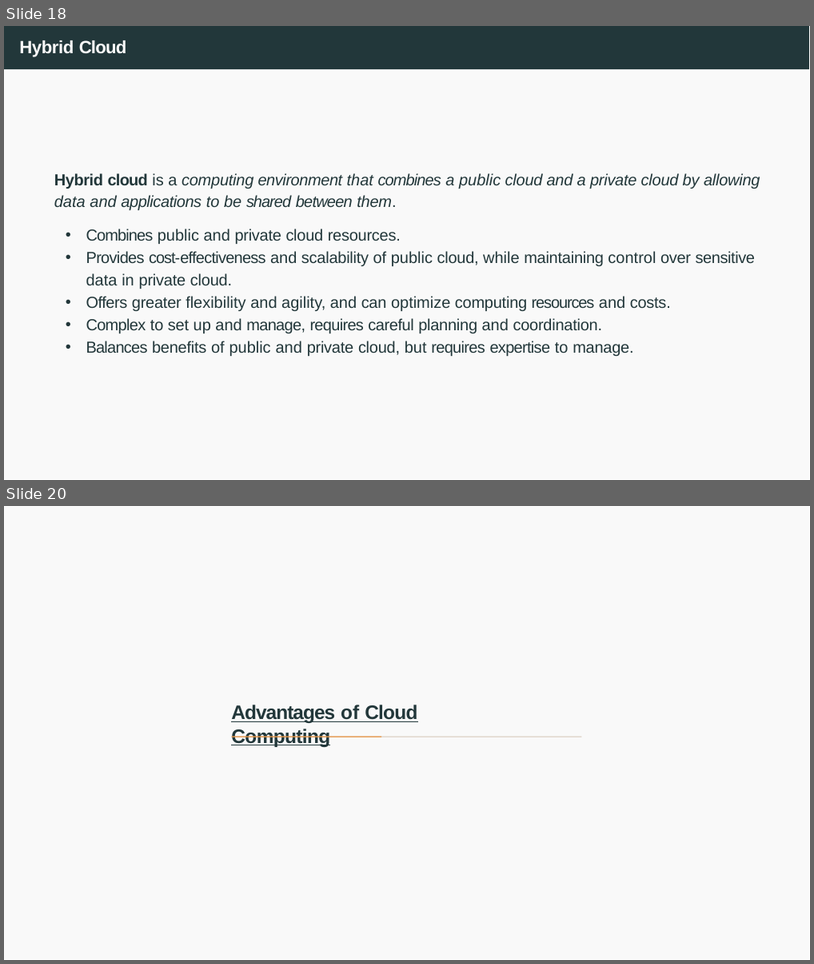
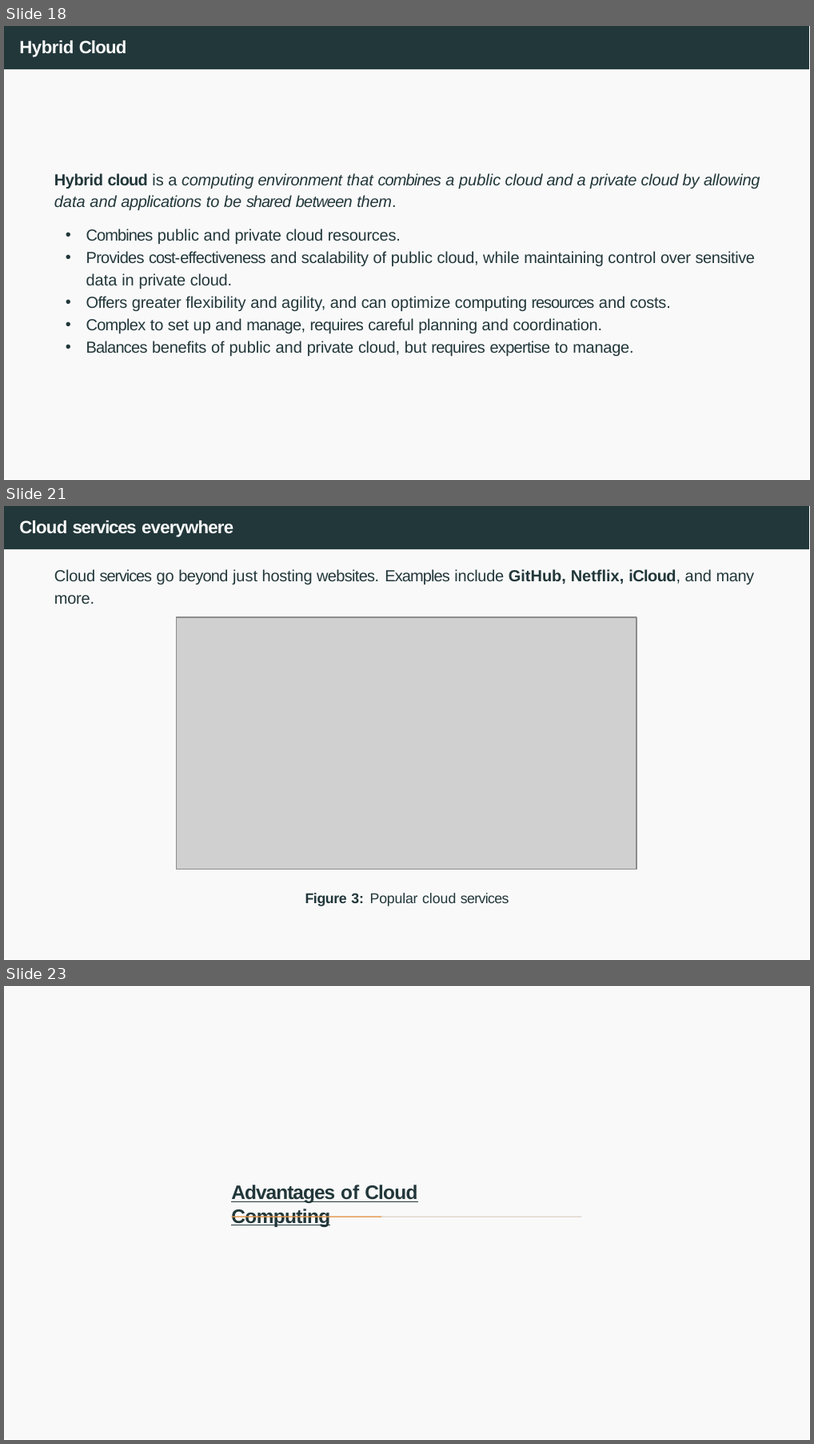
Before and after one commit to joanpaucm/HPDCB, a slide deck: src/slides/Session 1 and 2 - Introduction to Cloud Computing + Github Pages-2026.pptx. Shown one above the other, each under a label of ours: slides 18 and 20 before the commit, slides 18, 21 and 23 after it; the slides between them are not shown. The pictures are 814x964 and 814x1444 pixels, drawn with LibreOffice and Linux fonts; fonts in the diff are those of the drawing; grey boxes stand for pictures. Boxes give left, top, right and bottom in pixels: in the first picture for what was removed or moved away, otherwise in the second. Text is boxed around its words. In the diff, an @@ line names an element or a change of style, - is before the commit and + after.

```diff
--- a/src/slides/Session 1 and 2 - Introduction to Cloud Computing + Github Pages-2026.pptx
+++ b/src/slides/Session 1 and 2 - Introduction to Cloud Computing + Github Pages-2026.pptx
@@ slide 21 added at (4, 506, 810, 960), background #FFFFFF; not listed: 2 template elements that a slide beside it also shows @@
@@ title added at (19, 520, 234, 537), 10 pt, text #F9F9F9, bold @@
+Cloud services everywhere
@@ text added at (54, 569, 755, 604), 9 pt, text #22373A @@
+Cloud services go beyond just hosting websites. Examples include GitHub, Netflix, iCloud, and many more.
@@ picture added at (177, 617, 637, 869) @@
@@ text added at (306, 892, 510, 906), 8 pt, text #22373A @@
+Figure 3: Popular cloud services
@@ what was slide 20 is now slide 23 @@
```
Also in this commit, not shown: 1 slide changed, 3 other slides added, 3 other files.
